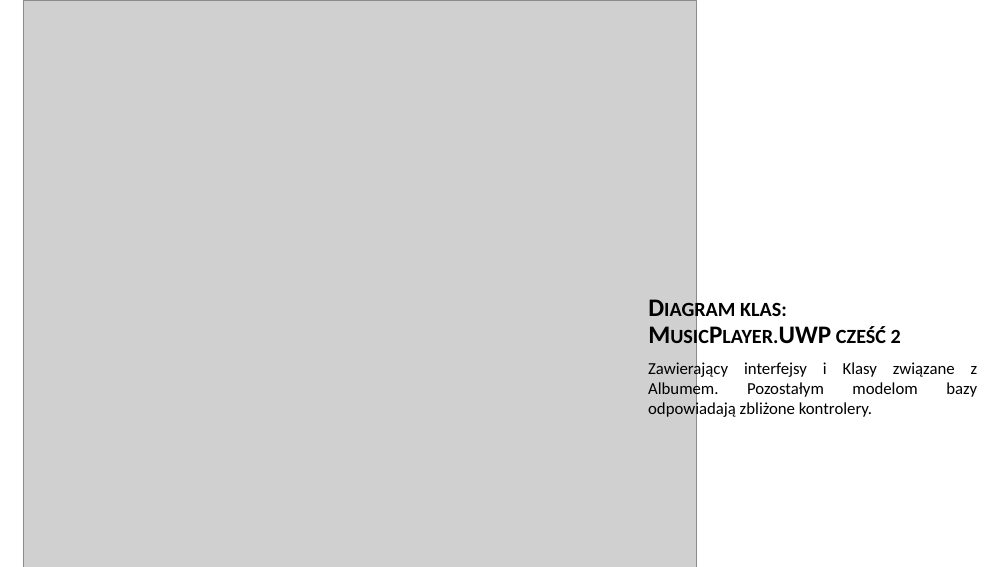
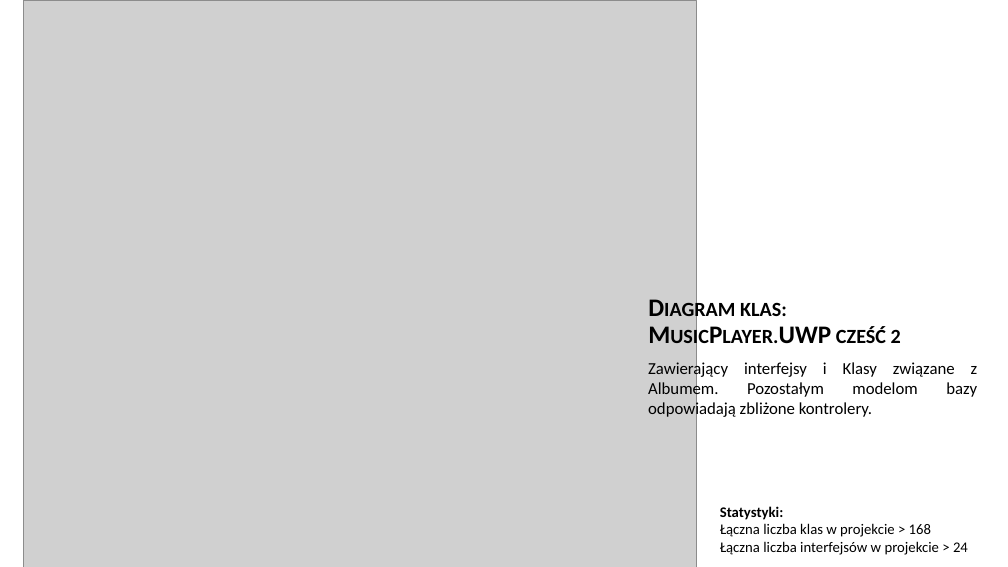
Before and after one commit to adambajguz/MusicPlayer, a slide deck: slide 26 of Documentation - PL/ZTP Dokumentation.pptx. Drawn at 1008x567 pixels with LibreOffice and Linux fonts; fonts in the diff are those of the drawing; grey boxes stand for pictures. Boxes give left, top, right and bottom in pixels: in the first picture for what was removed or moved away, otherwise in the second. Text is boxed around its words. In the diff, an @@ line names an element or a change of style, - is before the commit and + after.

```diff
--- a/Documentation - PL/ZTP Dokumentation.pptx
+++ b/Documentation - PL/ZTP Dokumentation.pptx
@@ text added at (720, 506, 968, 555), 14 pt, text #000000 @@
+Statystyki:
+Łączna liczba klas w projekcie > 168
+Łączna liczba interfejsów w projekcie > 24
```
Also in this commit, not shown: 1 other file.
